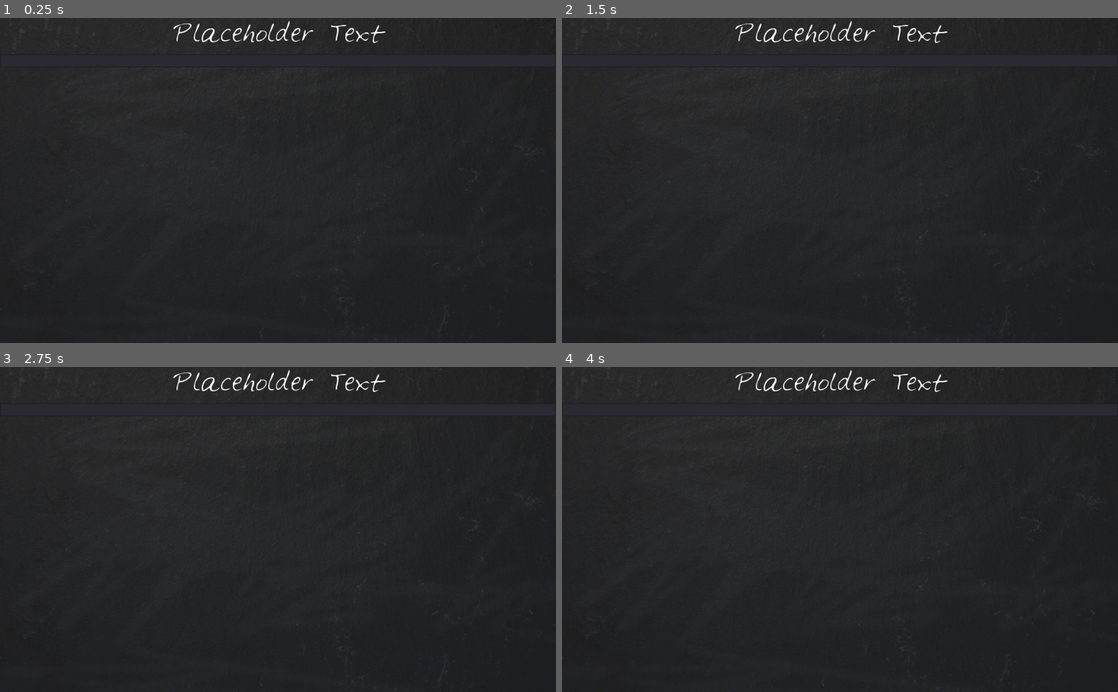
Above: before the commit, frames 1-4 (two rows, left to right).
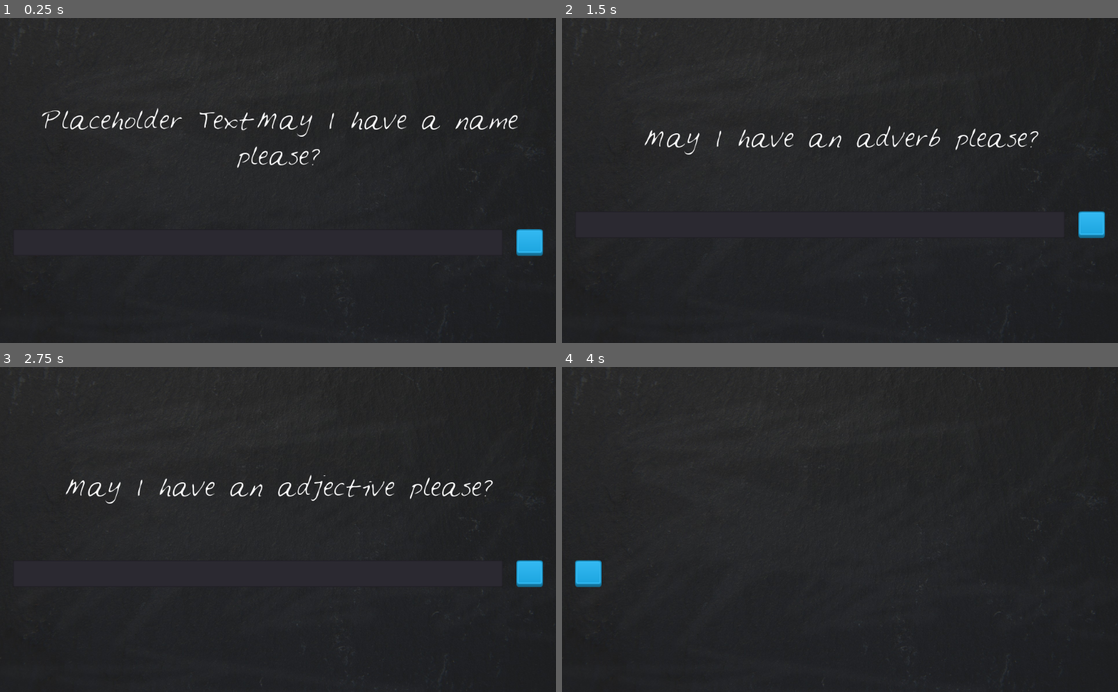
Above: after the commit, the same moments.

Repository: VitorCazella/Game_Dev
Game: Godot game, scene res://menu.tscn
Same seed, same stepped clock (60 frames per second), same inputs: the game is played once before the commit and once after it.
Inputs (mouse positions are in pixels of both pictures, inside the frame that each line leads up to):
- Up to frame 1 (0.25 s): no input
- Up to frame 2 (1.5 s): click (1090, 242) at 0.52 s; tap Enter at 1.25 s; hold Up (ui_up) from 1.28 s (still down)
- Up to frame 3 (2.75 s): tap Space at 2 s; release Up (ui_up) at 2.03 s
- Up to frame 4 (4 s): tap Enter at 2.75 s; hold Up (ui_up) from 2.78 s (still down); tap Space at 3.5 s

The runs differ from the first frame. In frame 1, 2.2% of the frame differs, in the area x 7-98%, y 0-74%; in frame 2, 1.8%; in frame 3, 1.8%; in frame 4, 0.9%.
Error after the commit: Invalid get index 'text' (on base: 'previously freed instance'). (res://menu.gd:23)

Commit message:
04 of August class

Diff:
--- a/Story_Maker/menu.gd
+++ b/Story_Maker/menu.gd
@@ -2,25 +2,48 @@
 
 
 # Declare member variables here. Examples:
+onready var displayedText = $VBoxContainer/Label
+onready var editLine = $VBoxContainer/HBoxContainer/LineEdit
 
-var prompts = ["vitor", "jurassic world", "greatest"]
-var story = "%s -------------- %s --------------- %s"
-
+var played_words = []
+var current_story = {
+	"prompts": ["a name", "a noun", "an adverb", "an adjective"],
+	"story": "Once upon a time someone called %s watched %s and he screamed %s. It was a %s day!"
+}
 
 # Called when the node enters the scene tree for the first time.
 func _ready():
-	print("story story story blah blah blah")
-
-
-	print(story % prompts)
-
-
-
-# Called every frame. 'delta' is the elapsed time since the previous frame.
-func _process(delta):
-	#if Input.is_action_just_pressed("ui_up"):
-
+	check_player_words_lenght()
 	pass
 
+func _on_TextureButton_pressed():
+	add_to_played_words()
+
+func add_to_played_words():
+	played_words.append(editLine.text)
+	displayedText.text = ""
+	editLine.clear()
+	check_player_words_lenght()
+
+func is_story_done():
+	return played_words.size() == current_story.prompts.size()
+
+func check_player_words_lenght():
+	if is_story_done():
+		end_game()
+	else:
+		prompt_player() #ask user to type word
+
+func end_game():
+	editLine.queue_free()
+
+func prompt_player():
+	displayedText.text += "May I have " + current_story.prompts[played_words.size()] + " please?"
+
 func _on_LineEdit_text_entered(new_text):
-	$VBoxContainer/Label.text = new_text
+	updateDisplay(new_text)
+
+func updateDisplay(text):
+	if !(text == ""):
+		displayedText.text = text
+	editLine.clear()
--- a/Story_Maker/menu.tscn
+++ b/Story_Maker/menu.tscn
@@ -1,11 +1,16 @@
-[gd_scene load_steps=5 format=2]
+[gd_scene load_steps=8 format=2]
 
 [ext_resource path="res://Feltpen.ttf" type="DynamicFontData" id=1]
 [ext_resource path="res://blackboard.jpg" type="Texture" id=2]
 [ext_resource path="res://menu.gd" type="Script" id=3]
+[ext_resource path="res://blue_button11.png" type="Texture" id=4]
+[ext_resource path="res://blue_button12.png" type="Texture" id=5]
 
 [sub_resource type="DynamicFont" id=1]
 size = 40
+font_data = ExtResource( 1 )
+
+[sub_resource type="DynamicFont" id=2]
 font_data = ExtResource( 1 )
 
 [node name="Menu" type="Control"]
@@ -26,21 +31,23 @@
 }
 
 [node name="VBoxContainer" type="VBoxContainer" parent="."]
-anchor_left = 0.5
-anchor_top = 0.5
-anchor_right = 0.5
-anchor_bottom = 0.5
-margin_left = -512.0
-margin_top = -300.0
-margin_right = 512.0
-margin_bottom = 300.0
+anchor_right = 1.0
+anchor_bottom = 1.0
+margin_left = 24.0
+margin_top = 24.0
+margin_right = -24.0
+margin_bottom = -24.0
+custom_constants/separation = 100
+alignment = 1
 __meta__ = {
 "_edit_use_anchors_": false
 }
 
 [node name="Label" type="Label" parent="VBoxContainer"]
-margin_right = 1024.0
-margin_bottom = 63.0
+margin_top = 170.0
+margin_right = 976.0
+margin_bottom = 233.0
+rect_pivot_offset = Vector2( 0, 500 )
 custom_fonts/font = SubResource( 1 )
 text = "Placeholder Text"
 align = 1
@@ -49,35 +56,26 @@
 "_edit_use_anchors_": false
 }
 
-[node name="LineEdit" type="LineEdit" parent="VBoxContainer"]
-margin_top = 67.0
-margin_right = 1024.0
+[node name="HBoxContainer" type="HBoxContainer" parent="VBoxContainer"]
+margin_top = 333.0
+margin_right = 976.0
+margin_bottom = 382.0
+custom_constants/separation = 25
+
+[node name="LineEdit" type="LineEdit" parent="VBoxContainer/HBoxContainer"]
+margin_right = 902.0
+margin_bottom = 49.0
+size_flags_horizontal = 3
+custom_fonts/font = SubResource( 2 )
 __meta__ = {
 "_edit_use_anchors_": false
 }
 
-[node name="Popup" type="Popup" parent="."]
-margin_right = 328.0
-margin_bottom = 213.0
-__meta__ = {
-"_edit_use_anchors_": false
-}
-
-[node name="WindowDialog" type="WindowDialog" parent="Popup"]
-visible = true
-margin_left = 48.0
-margin_top = 53.0
-margin_right = 286.0
-margin_bottom = 235.0
-window_title = "Testing popup"
-__meta__ = {
-"_edit_use_anchors_": false
-}
-
-[node name="PopupDialog" type="PopupDialog" parent="Popup/WindowDialog"]
-visible = true
-margin_left = 30.0
-margin_top = 26.0
-margin_right = 195.0
-margin_bottom = 133.0
-[connection signal="text_entered" from="VBoxContainer/LineEdit" to="." method="_on_LineEdit_text_entered"]
+[node name="TextureButton" type="TextureButton" parent="VBoxContainer/HBoxContainer"]
+margin_left = 927.0
+margin_right = 976.0
+margin_bottom = 49.0
+texture_normal = ExtResource( 4 )
+texture_pressed = ExtResource( 5 )
+[connection signal="text_entered" from="VBoxContainer/HBoxContainer/LineEdit" to="." method="_on_LineEdit_text_entered"]
+[connection signal="pressed" from="VBoxContainer/HBoxContainer/TextureButton" to="." method="_on_TextureButton_pressed"]
